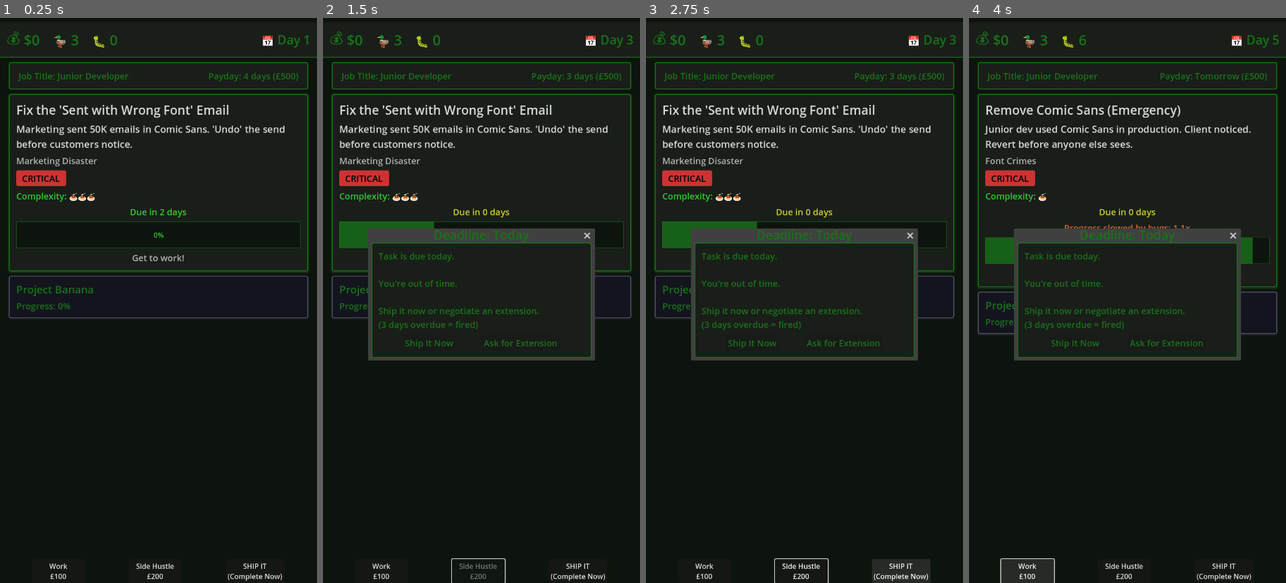
Above: before the commit, frames 1-4 (left to right).
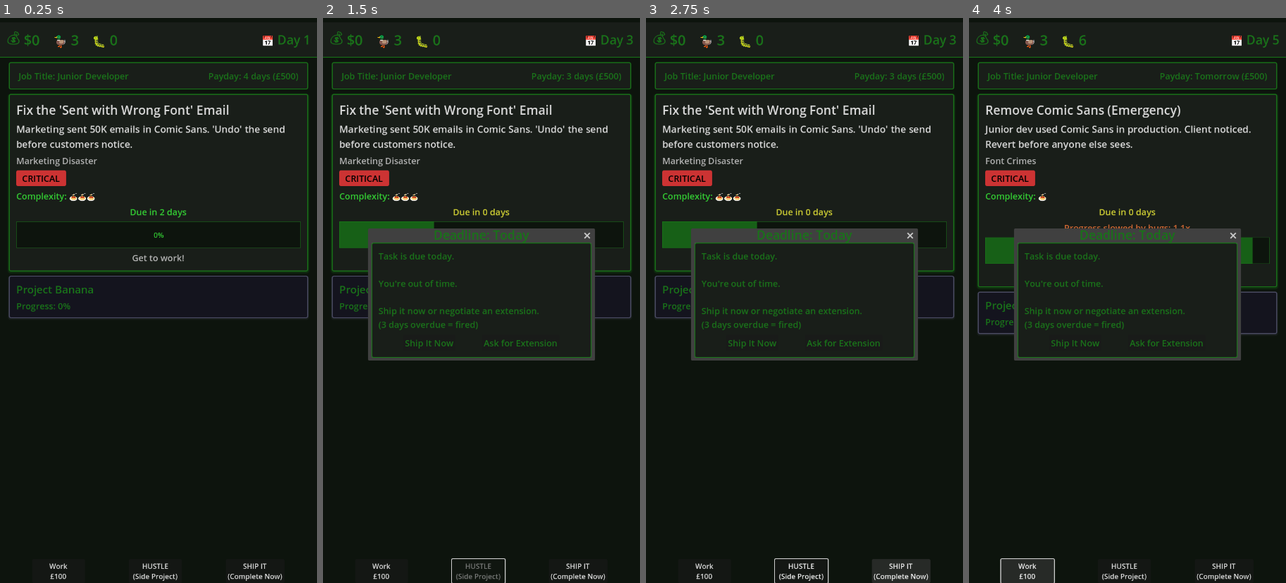
Above: after the commit, the same moments.

Repository: lmchoi/alt-f-this
Game: Godot game, scene res://scenes/game_ui.tscn
Two runs of this game, one before a commit and one after it. Both use one fixed random seed, a clock stepped at 60 frames per second and the inputs below.
Inputs:
- Up to frame 1 (0.25 s): no input
- Up to frame 2 (1.5 s): click "Work £100" at 0.5 s; click "Side Hustle £200" (after the commit: "HUSTLE (Side Project)") at 1.25 s
- Up to frame 3 (2.75 s): click "SHIP IT (Complete Now)" at 2 s
- Up to frame 4 (4 s): click "Ship It Now" at 2.75 s; click "Work £100" at 3.5 s

The runs differ from the first frame. In frame 1, 0.2% of the frame differs, in the area x 42-56%, y 96-100%; in frame 2, 0.1%; in frame 3, 0.2%; in frame 4, 0.2%.

Commit message:
Update HUSTLE button label to clarify it builds side project

Diff:
--- a/scenes/game_ui.tscn
+++ b/scenes/game_ui.tscn
@@ -86,8 +86,8 @@
 unique_name_in_owner = true
 custom_minimum_size = Vector2(120, 40)
 layout_mode = 2
-text = "Side Hustle
-£200"
+text = "HUSTLE
+(Side Project)"
 script = ExtResource("2_rns2u")
 metadata/_custom_type_script = "uid://o4uecgfegpr2"
 
